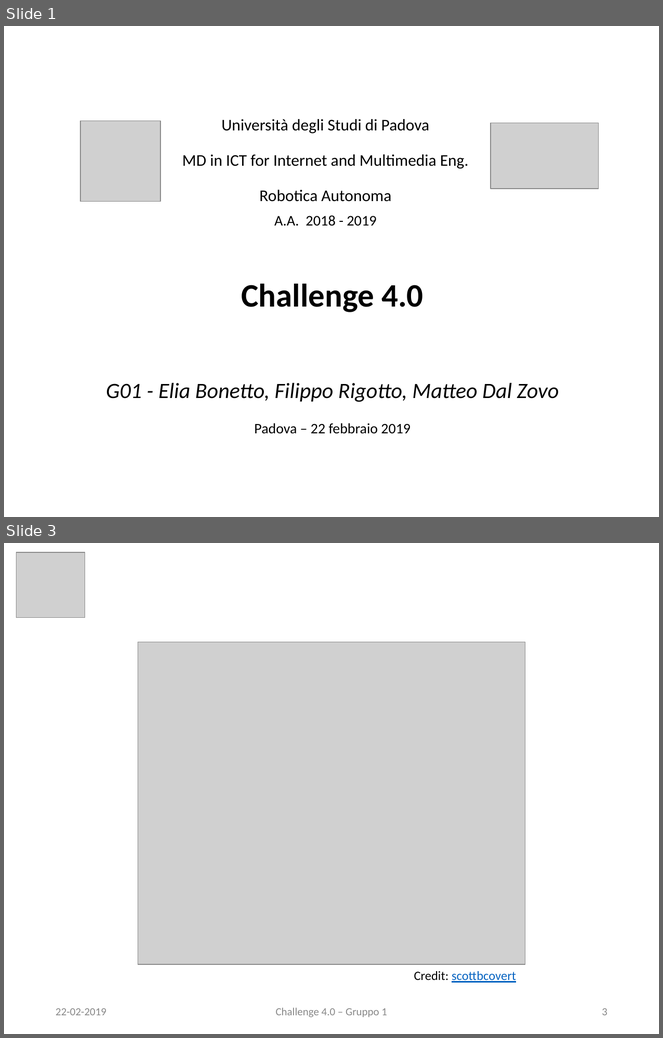
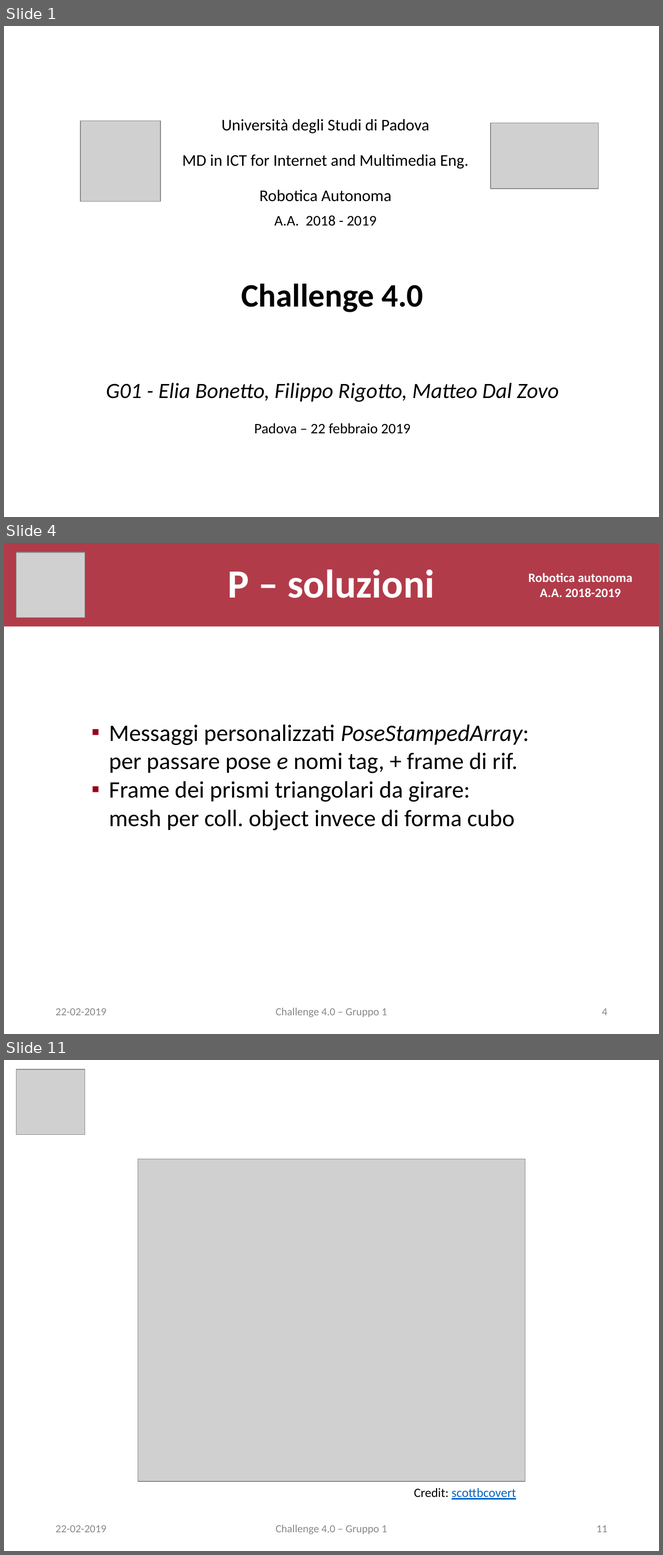
Before and after one commit to eliabntt/Autonomous-Robotics-Cooperation-project, a slide deck: pres.pptx. Shown one above the other, each under a label of ours: slides 1 and 3 before the commit, slides 1, 4 and 11 after it; the slides between them are not shown. The pictures are 663x1038 and 663x1555 pixels, drawn with LibreOffice and Linux fonts; fonts in the diff are those of the drawing; grey boxes stand for pictures. Boxes give left, top, right and bottom in pixels: in the first picture for what was removed or moved away, otherwise in the second. Text is boxed around its words. In the diff, an @@ line names an element or a change of style, - is before the commit and + after.

```diff
--- a/pres.pptx
+++ b/pres.pptx
@@ slide 4 added at (4, 543, 659, 1034), background #FFFFFF @@
@@ title added at (4, 543, 659, 626), fill #9B0014 at 77% opacity, 44 pt, text #FFFFFF, bold @@
+P – soluzioni
@@ picture added at (16, 552, 85, 617) @@
@@ text added at (529, 573, 633, 597), 14 pt, text #FFFFFF, bold @@
+Robotica autonoma
+A.A. 2018-2019
@@ text added at (109, 724, 529, 831), 26 pt, text #000000 @@
+▪ Messaggi personalizzati PoseStampedArray:
+  per passare pose e nomi tag, + frame di rif.
+▪ Frame dei prismi triangolari da girare:
+  mesh per coll. object invece di forma cubo
@@ text added at (55, 1008, 106, 1016), 12 pt, text #888888 @@
+22-02-2019
@@ text added at (276, 1008, 387, 1018), 12 pt, text #888888 @@
+Challenge 4.0 – Gruppo 1
@@ page number added at (602, 1008, 608, 1016), 12 pt, text #888888 @@
+4
@@ what was slide 3 is now slide 11 @@
@@ page number at (597, 1525, 608, 1533): text changed @@
-3
+11
```
Also in this commit, not shown: 1 slide changed, 7 other slides added, 1 other file.
